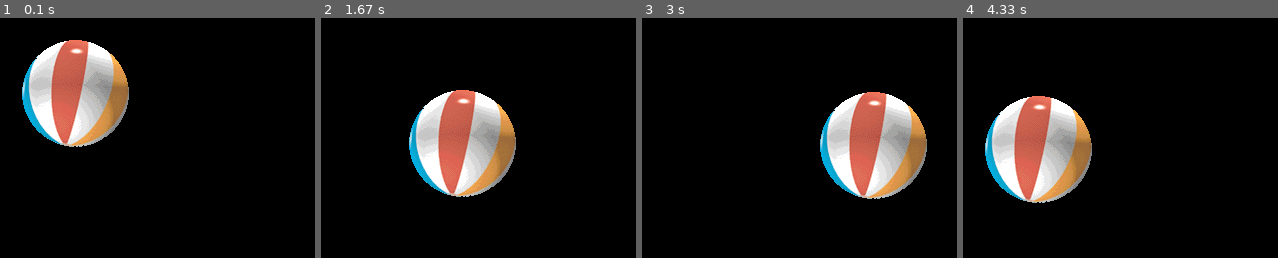
Above: before the commit, frames 1-4 (left to right).
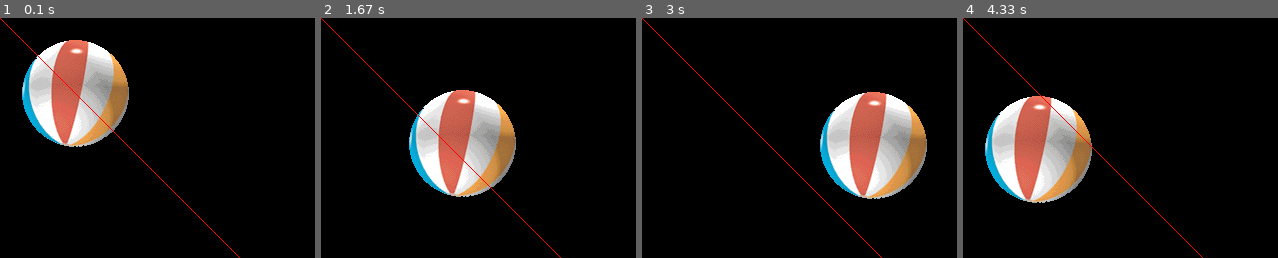
Above: after the commit, the same moments.

Repository: siwangqishiq/PyGame
Game: pygame game, started from CreateWindow.py
Same seed, same stepped clock (60 frames per second), same inputs: the game is played once before the commit and once after it.
Inputs:
- Up to frame 1 (0.1 s): no input
- Up to frame 2 (1.67 s): no input
- Up to frame 3 (3 s): no input
- Up to frame 4 (4.33 s): no input

The runs differ from the first frame. In frame 1, 0.3% of the frame differs, in the area x 0-77%, y 0-100%; in frame 2, 0.3%; in frame 3, 0.3%; in frame 4, 0.3%.

Commit message:
set pixel

Diff:
--- a/CreateWindow.py
+++ b/CreateWindow.py
@@ -6,7 +6,7 @@
 	pygame.init()
 
 	speed = [2 , 2]
-	black = 255 ,255 ,255
+	white = 255 ,255 ,255
 
 	width = 320
 	height = 240
@@ -29,6 +29,11 @@
 
 		screen.fill((0,0,0))
 		screen.blit(ball, ball_rect)
+
+		for i in range(width):
+			point = (i,i)
+			screen.set_at(point , (255,0,0))
+
 		pygame.display.flip()
 
 		time.sleep(0.01)
